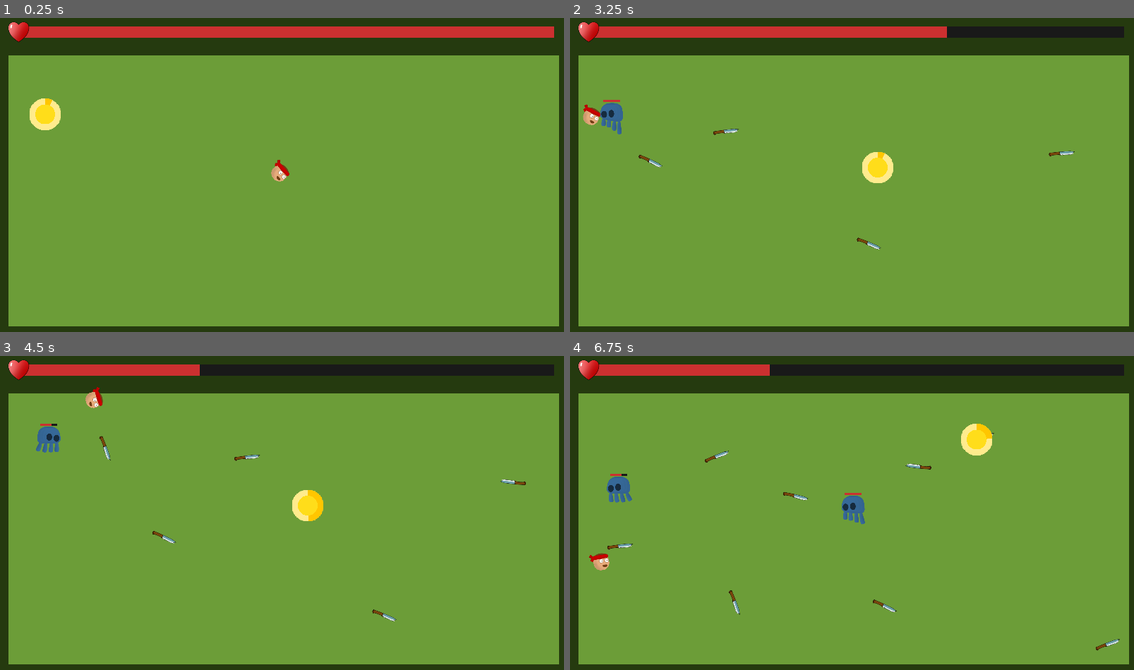
Above: before the commit, frames 1-4 (two rows, left to right).
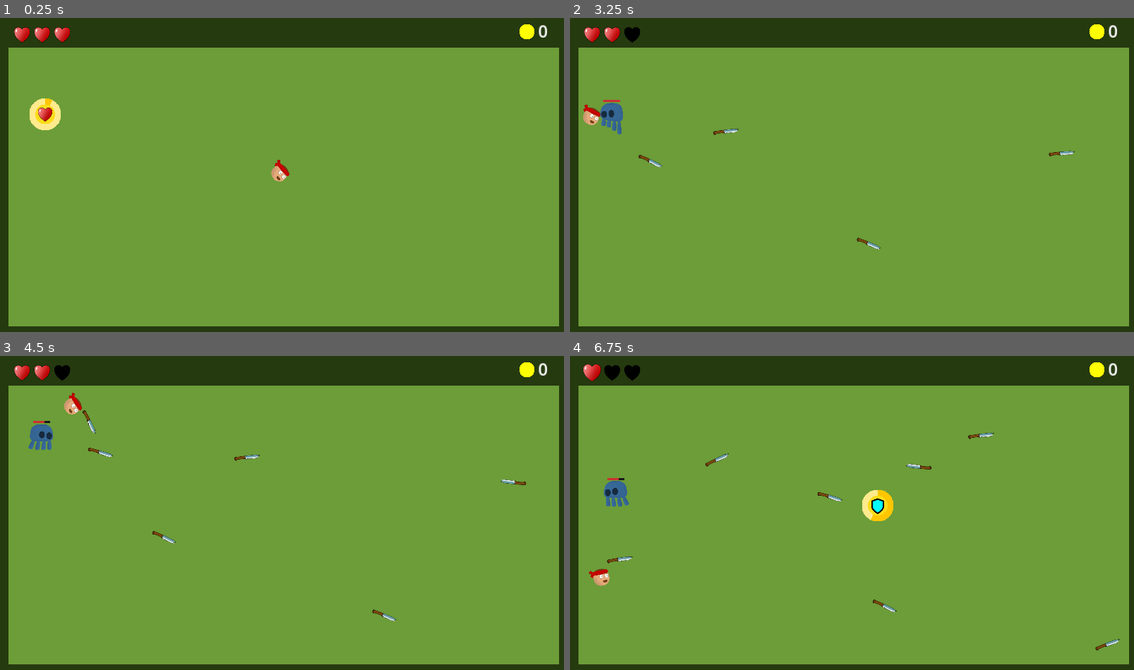
Above: after the commit, the same moments.

Repository: RoshanDavis/Dagger-Dodge-Godot-Project
Game: Godot game, scene res://scenes/game.tscn
The game is run twice, just before and just after one commit, with the same random seed, the same clock (stepped at 60 frames per second) and the same inputs.
Inputs (mouse positions are in pixels of both pictures, inside the frame that each line leads up to):
- Up to frame 1 (0.25 s): no input
- Up to frame 2 (3.25 s): tap Enter at 0.5 s; move the mouse to (976, 162) at 0.52 s; click (976, 162) at 0.6 s; move the mouse to (739, 193) at 1.27 s; click (739, 193) at 1.35 s; move the mouse to (908, 105) at 2.02 s; click (908, 105) at 2.1 s; move the mouse to (823, 240) at 2.77 s; click (823, 240) at 2.85 s
- Up to frame 3 (4.5 s): move the mouse to (451, 563) at 3.52 s; click (451, 563) at 3.6 s; move the mouse to (112, 465) at 4.27 s; click (112, 465) at 4.35 s
- Up to frame 4 (6.75 s): move the mouse to (880, 516) at 5.02 s; click (880, 516) at 5.1 s; move the mouse to (767, 434) at 5.77 s; click (767, 434) at 5.85 s; move the mouse to (976, 500) at 6.52 s; click (976, 500) at 6.6 s

The runs differ from the first frame. In frame 1, 6.0% of the frame differs, in the area x 1-100%, y 1-34%; in frame 2, 6.4%; in frame 3, 7.1%; in frame 4, 8.1%, in the area x 1-100%, y 1-94%.

Commit message:
added new health bar and shields

Diff:
--- a/project.godot
+++ b/project.godot
@@ -34,6 +34,7 @@
 [layer_names]
 
 2d_physics/layer_1="Default"
+2d_physics/layer_2="Shield"
 
 [rendering]
 
--- a/scenes/audio_manager.tscn
+++ b/scenes/audio_manager.tscn
@@ -8,6 +8,7 @@
 [ext_resource type="AudioStream" uid="uid://b8j24qt83ym1f" path="res://assets/audio/game over.mp3" id="6_kl0xo"]
 [ext_resource type="AudioStream" uid="uid://cyi06ssv3kfs7" path="res://assets/audio/gold orb pickup.mp3" id="7_qbnoy"]
 [ext_resource type="AudioStream" uid="uid://bfxi0kniy2lv2" path="res://assets/audio/player hurt.mp3" id="8_ojn7f"]
+[ext_resource type="AudioStream" uid="uid://lyep23is0xal" path="res://assets/audio/shield broke.mp3" id="9_a2u05"]
 
 [node name="AudioManager" type="Node2D"]
 script = ExtResource("1_1ufga")
@@ -33,3 +34,6 @@
 
 [node name="Player Hurt" type="AudioStreamPlayer2D" parent="."]
 stream = ExtResource("8_ojn7f")
+
+[node name="Shield Broke" type="AudioStreamPlayer2D" parent="."]
+stream = ExtResource("9_a2u05")
--- a/scenes/dagger.tscn
+++ b/scenes/dagger.tscn
@@ -19,9 +19,8 @@
 texture = ExtResource("2_at8go")
 
 [node name="CollisionShape2D" type="CollisionShape2D" parent="."]
-visible = false
-position = Vector2(-0.5, 0)
 shape = SubResource("RectangleShape2D_3hgd2")
+disabled = true
 
 [node name="HealthComponent" parent="." instance=ExtResource("3_xx0ec")]
 
--- a/scenes/game.tscn
+++ b/scenes/game.tscn
@@ -1,11 +1,13 @@
-[gd_scene load_steps=8 format=3 uid="uid://cg6nshbkea3ju"]
+[gd_scene load_steps=10 format=3 uid="uid://cg6nshbkea3ju"]
 
 [ext_resource type="PackedScene" uid="uid://bq53kn6frissv" path="res://scenes/wall.tscn" id="1_1iadt"]
 [ext_resource type="Script" path="res://scripts/game.gd" id="1_so7ud"]
 [ext_resource type="Texture2D" uid="uid://cn40emfty6dtn" path="res://assets/prototype-square.png" id="2_ld8mn"]
 [ext_resource type="PackedScene" uid="uid://ctyuky1aelg4h" path="res://scenes/player.tscn" id="3_7iytr"]
-[ext_resource type="PackedScene" uid="uid://dmvpjjyhh4aps" path="res://scenes/health_bar.tscn" id="4_iuutx"]
 [ext_resource type="Script" path="res://scripts/spawner.gd" id="5_toys6"]
+[ext_resource type="PackedScene" uid="uid://bftmupls70oan" path="res://scenes/heart_health_indicator.tscn" id="6_ajpxk"]
+[ext_resource type="Theme" uid="uid://bcj62soh77ubu" path="res://themes/default.tres" id="7_cjakg"]
+[ext_resource type="Texture2D" uid="uid://qmx1pi0utiv8" path="res://assets/prototype-circle.png" id="7_uhx2i"]
 
 [sub_resource type="RectangleShape2D" id="RectangleShape2D_xsdpc"]
 size = Vector2(1093.5, 532)
@@ -31,9 +33,9 @@
 rotation = 3.14159
 
 [node name="Wall3" parent="Boundary" instance=ExtResource("1_1iadt")]
-position = Vector2(-1, -284)
+position = Vector2(-1, -292)
 rotation = 1.5708
-scale = Vector2(2.715, 9)
+scale = Vector2(2.21447, 9)
 
 [node name="Wall4" parent="Boundary" instance=ExtResource("1_1iadt")]
 position = Vector2(-1, 326)
@@ -43,9 +45,8 @@
 anchor_mode = 0
 
 [node name="Player" parent="." instance=ExtResource("3_7iytr")]
+unique_name_in_owner = true
 position = Vector2(570, 317)
-
-[node name="HealthBar" parent="." instance=ExtResource("4_iuutx")]
 
 [node name="Spawner" type="Area2D" parent="."]
 position = Vector2(576, 353)
@@ -56,7 +57,45 @@
 shape = SubResource("RectangleShape2D_xsdpc")
 
 [node name="Gold Orb Spawn Timer" type="Timer" parent="Spawner"]
-wait_time = 3.0
+wait_time = 5.0
 autostart = true
 
+[node name="Heart Health Indicator" parent="." instance=ExtResource("6_ajpxk")]
+offset_left = 45.0
+offset_top = 34.0
+
+[node name="Score" type="Control" parent="."]
+layout_mode = 3
+anchors_preset = 10
+anchor_right = 1.0
+offset_left = 1202.0
+offset_right = 1202.0
+grow_horizontal = 2
+
+[node name="HFlowContainer" type="HFlowContainer" parent="Score"]
+layout_mode = 0
+offset_left = -647.0
+offset_top = 3.0
+offset_right = -84.0
+offset_bottom = 50.0
+alignment = 2
+
+[node name="TextureRect" type="TextureRect" parent="Score/HFlowContainer"]
+modulate = Color(1, 1, 0, 1)
+layout_mode = 2
+
+[node name="Prototype-circle" type="Sprite2D" parent="Score/HFlowContainer/TextureRect"]
+position = Vector2(-19, 25)
+scale = Vector2(0.24, 0.24)
+texture = ExtResource("7_uhx2i")
+
+[node name="Label" type="Label" parent="Score/HFlowContainer"]
+layout_mode = 2
+theme = ExtResource("7_cjakg")
+theme_override_font_sizes/font_size = 34
+text = "0
+"
+horizontal_alignment = 2
+vertical_alignment = 1
+
 [connection signal="timeout" from="Spawner/Gold Orb Spawn Timer" to="Spawner" method="_on_gold_orb_spawn_timer_timeout"]
--- a/scenes/gold_orb.tscn
+++ b/scenes/gold_orb.tscn
@@ -1,13 +1,16 @@
-[gd_scene load_steps=4 format=3 uid="uid://qlc0ewgx7a0r"]
+[gd_scene load_steps=6 format=3 uid="uid://qlc0ewgx7a0r"]
 
 [ext_resource type="Script" path="res://scripts/gold_orb.gd" id="1_tu0c5"]
 [ext_resource type="Texture2D" uid="uid://qmx1pi0utiv8" path="res://assets/prototype-circle.png" id="2_ldre1"]
+[ext_resource type="Texture2D" uid="uid://cmpyo6hjhthd4" path="res://assets/environment/heart.png" id="3_rv5qb"]
+[ext_resource type="Texture2D" uid="uid://c001ndlu6isb" path="res://assets/shield icon.png" id="4_r3dx0"]
 
 [sub_resource type="CircleShape2D" id="CircleShape2D_4b7r8"]
 radius = 22.0227
 
-[node name="Gold Orb" type="Area2D"]
+[node name="Gold Orb" type="Area2D" node_paths=PackedStringArray("powerup_sprites")]
 script = ExtResource("1_tu0c5")
+powerup_sprites = [NodePath("Heart"), NodePath("Shield")]
 
 [node name="LifetimeBar" type="TextureProgressBar" parent="."]
 anchors_preset = 15
@@ -43,5 +46,21 @@
 one_shot = true
 autostart = true
 
+[node name="Heart" type="Sprite2D" parent="."]
+visible = false
+scale = Vector2(0.45, 0.45)
+texture = ExtResource("3_rv5qb")
+
+[node name="Shield" type="Sprite2D" parent="."]
+visible = false
+modulate = Color(0, 1, 1, 1)
+scale = Vector2(0.1875, 0.213068)
+texture = ExtResource("2_ldre1")
+
+[node name="ShieldIcon" type="Sprite2D" parent="Shield"]
+position = Vector2(1.52588e-05, 5.12)
+scale = Vector2(2.90909, 2.56)
+texture = ExtResource("4_r3dx0")
+
 [connection signal="area_entered" from="." to="." method="_on_area_entered"]
 [connection signal="timeout" from="Lifetime" to="." method="_on_lifetime_timeout"]
--- /dev/null
+++ b/scenes/heart.tscn
@@ -0,0 +1,55 @@
+[gd_scene load_steps=6 format=3 uid="uid://duvjauxy3sw12"]
+
+[ext_resource type="Texture2D" uid="uid://cmpyo6hjhthd4" path="res://assets/environment/heart.png" id="1_a5yxf"]
+
+[sub_resource type="Animation" id="Animation_qfpm1"]
+length = 0.001
+tracks/0/type = "value"
+tracks/0/imported = false
+tracks/0/enabled = true
+tracks/0/path = NodePath("Heart:scale")
+tracks/0/interp = 1
+tracks/0/loop_wrap = true
+tracks/0/keys = {
+"times": PackedFloat32Array(0),
+"transitions": PackedFloat32Array(1),
+"update": 0,
+"values": [Vector2(1, 1)]
+}
+
+[sub_resource type="Animation" id="Animation_pjljv"]
+resource_name = "beating"
+length = 0.5
+loop_mode = 1
+tracks/0/type = "value"
+tracks/0/imported = false
+tracks/0/enabled = true
+tracks/0/path = NodePath("Heart:scale")
+tracks/0/interp = 2
+tracks/0/loop_wrap = true
+tracks/0/keys = {
+"times": PackedFloat32Array(0, 0.5),
+"transitions": PackedFloat32Array(1, 1),
+"update": 0,
+"values": [Vector2(1, 1), Vector2(1.2, 1.2)]
+}
+
+[sub_resource type="Animation" id="Animation_sf0iw"]
+resource_name = "idle"
+
+[sub_resource type="AnimationLibrary" id="AnimationLibrary_k0258"]
+_data = {
+"RESET": SubResource("Animation_qfpm1"),
+"beating": SubResource("Animation_pjljv"),
+"idle": SubResource("Animation_sf0iw")
+}
+
+[node name="Heart" type="Node2D"]
+
+[node name="Heart" type="Sprite2D" parent="."]
+texture = ExtResource("1_a5yxf")
+
+[node name="AnimationPlayer" type="AnimationPlayer" parent="."]
+libraries = {
+"": SubResource("AnimationLibrary_k0258")
+}
--- /dev/null
+++ b/scenes/heart_health_indicator.tscn
@@ -0,0 +1,25 @@
+[gd_scene load_steps=3 format=3 uid="uid://bftmupls70oan"]
+
+[ext_resource type="Script" path="res://scripts/heart_health_indicator.gd" id="1_i4kdw"]
+[ext_resource type="PackedScene" uid="uid://duvjauxy3sw12" path="res://scenes/heart.tscn" id="2_0t8r2"]
+
+[node name="Heart Health Indicator" type="Control"]
+layout_mode = 3
+anchors_preset = 15
+anchor_right = 1.0
+anchor_bottom = 1.0
+grow_horizontal = 2
+grow_vertical = 2
+script = ExtResource("1_i4kdw")
+
+[node name="Heart Container" type="HBoxContainer" parent="."]
+layout_mode = 0
+offset_right = 40.0
+offset_bottom = 40.0
+
+[node name="Heart" type="TextureRect" parent="Heart Container"]
+custom_minimum_size = Vector2(37, 0)
+layout_mode = 2
+
+[node name="Heart" parent="Heart Container/Heart" instance=ExtResource("2_0t8r2")]
+scale = Vector2(0.5, 0.5)
--- a/scenes/player.tscn
+++ b/scenes/player.tscn
@@ -1,21 +1,29 @@
-[gd_scene load_steps=6 format=3 uid="uid://ctyuky1aelg4h"]
+[gd_scene load_steps=7 format=3 uid="uid://ctyuky1aelg4h"]
 
 [ext_resource type="Script" path="res://scripts/player.gd" id="1_tcxtc"]
 [ext_resource type="Texture2D" uid="uid://c060d0i4wy14h" path="res://assets/characters/player.png" id="2_7w57g"]
 [ext_resource type="PackedScene" uid="uid://dinw35tn3p0mw" path="res://scenes/health_component.tscn" id="3_iga5a"]
+[ext_resource type="Texture2D" uid="uid://qmx1pi0utiv8" path="res://assets/prototype-circle.png" id="4_netxk"]
 
 [sub_resource type="CircleShape2D" id="CircleShape2D_slx66"]
 radius = 15.1327
 
 [sub_resource type="CircleShape2D" id="CircleShape2D_gtph5"]
-radius = 17.0294
+radius = 26.0
 
 [node name="Player" type="CharacterBody2D" groups=["player"]]
 motion_mode = 1
 script = ExtResource("1_tcxtc")
 health = 3
 
-[node name="Prototype-circle" type="Sprite2D" parent="."]
+[node name="Shield" type="Sprite2D" parent="."]
+visible = false
+modulate = Color(0, 0.780392, 0.780392, 0.45098)
+position = Vector2(-0.8, 0.4)
+scale = Vector2(0.45, 0.45)
+texture = ExtResource("4_netxk")
+
+[node name="Player Sprite" type="Sprite2D" parent="."]
 scale = Vector2(0.5, 0.5)
 texture = ExtResource("2_7w57g")
 
--- a/scripts/audio_manager.gd
+++ b/scripts/audio_manager.gd
@@ -7,3 +7,4 @@
 @onready var game_over = $"Game Over"
 @onready var gold_orb_pickup = $"Gold Orb Pickup"
 @onready var player_hurt = $"Player Hurt"
+@onready var shield_broke = $"Shield Broke"
--- a/scripts/dagger.gd
+++ b/scripts/dagger.gd
@@ -11,22 +11,24 @@
 	$HealthComponent.set_initial_health(health)
 
 func _physics_process(delta):
-	movement(delta)
 
-func movement(delta):
+	collision_handling(delta)
+
+func collision_handling(delta):
 	var collision = move_and_collide(velocity * delta)
 	if collision:
 		velocity = velocity.bounce(collision.get_normal())
 		rotation = velocity.angle()
 
 func take_damage(value):
-	$HealthComponent.take_damage(value)
+	if not playerInvincible:
+		$HealthComponent.take_damage(value)
 
 
 func _on_area_2d_area_entered(area):
 	if area.is_in_group("player") and not playerInvincible:
 		area.get_parent().take_damage(damage)
-		AudioManager.player_hurt.play()
+
 
 	if area.is_in_group("dagger"):
 		area.get_parent().take_damage(damage)
@@ -38,6 +40,7 @@
 
 func _on_timer_timeout():
 	playerInvincible = false
+	$CollisionShape2D.disabled = false
 
 func on_death():
 	#get_parent().add_score(health + damage);
--- a/scripts/game.gd
+++ b/scripts/game.gd
@@ -2,6 +2,7 @@
 
 @onready var score:int = 0
 @onready var gameOverMenu = preload("res://scenes/game_over_menu.tscn")
+@onready var player = %Player
 
 func _ready():
 	AudioManager.game_music.play()
@@ -9,23 +10,33 @@
 func set_max_health(health):
 	if has_node("HealthBar"):
 		$HealthBar.set_max_health(health)
-	else:
-		printerr("Health Bar Component Missing")
+	elif  has_node("Heart Health Indicator"):
+		$"Heart Health Indicator".set_max_health(health)
 
 func set_current_health(health):
 	if has_node("HealthBar"):
 		$HealthBar.set_current_health(health)
-	else:
-		printerr("Health Bar Component Missing")
+	elif  has_node("Heart Health Indicator"):
+		$"Heart Health Indicator".set_current_health(health)
 
 func add_score(value):
 	score += value
+	$Score/HFlowContainer/Label.text = str(score)
 
 func game_over():
+	Engine.time_scale = 0
 	AudioManager.game_over.play()
 	var gameOverMenuInstance = gameOverMenu.instantiate()
 	gameOverMenuInstance.position = Vector2(0,0)
 	get_tree().get_root().get_node("Game").add_child(gameOverMenuInstance)
 
 func restart():
+	Engine.time_scale = 1
 	get_tree().reload_current_scene()
+
+func powerup(x):
+	match x:
+		0:
+			player.heal(1)
+		1:
+			player.shield_gained()
--- a/scripts/gold_orb.gd
+++ b/scripts/gold_orb.gd
@@ -1,9 +1,15 @@
 extends Area2D
 
+var powerup_index
+
+@onready var game = get_tree().get_root().get_node("Game")
 @onready var enemy = preload("res://scenes/jellyfish.tscn")
+
+@export var powerup_sprites : Array[Sprite2D]
 
 func _ready():
 	$LifetimeBar.max_value = $Lifetime.wait_time
+	powerup_selector()
 
 func _process(_delta):
 	update_lifetime_bar()
@@ -15,6 +21,7 @@
 		if area.is_in_group("player"):
 			AudioManager.gold_orb_pickup.play()
 			get_parent().add_score(1)
+			game.powerup(powerup_index)
 			queue_free()
 
 
@@ -23,3 +30,7 @@
 	enemyInstance.position = position
 	get_tree().get_root().get_node("Game").add_child(enemyInstance)
 	call_deferred("queue_free")
+
+func powerup_selector():
+	powerup_index = randi() % powerup_sprites.size()
+	powerup_sprites[powerup_index].visible = true
--- a/scripts/health_component.gd
+++ b/scripts/health_component.gd
@@ -19,3 +19,9 @@
 			get_parent().on_death()
 		else:
 			get_parent().call_deferred("queue_free")
+
+func heal(value):
+	if currentHealth < maxHealth:
+		currentHealth += value
+		if currentHealth > maxHealth:
+			currentHealth = maxHealth
--- /dev/null
+++ b/scripts/heart_health_indicator.gd
@@ -0,0 +1,33 @@
+extends Control
+
+@onready var hearts_list : Array[TextureRect]
+
+#func _ready():
+	#var heart = $"Heart Container/Heart"
+	##hearts_list.append(heart)
+
+func set_max_health(health):
+	var heart = $"Heart Container/Heart"
+	var heart_container = $"Heart Container"
+	hearts_list.append(heart)
+
+	for i in hearts_list:
+		health -= 1
+
+	for i in range(health):
+		print_debug(heart)
+		var new_heart = heart.duplicate()
+		heart_container.add_child(new_heart)
+		hearts_list.append(new_heart)
+
+func set_current_health(health):
+	if health == 1:
+		hearts_list[0].get_child(0).get_node("AnimationPlayer").play("beating")
+	else:
+		hearts_list[0].get_child(0).get_node("AnimationPlayer").play("idle")
+	for i in hearts_list:
+		if health > 0:
+			i.modulate = Color(1,1,1)
+			health -= 1
+		else:
+			i.modulate = Color(0,0,0)
--- a/scripts/jellyfish.gd
+++ b/scripts/jellyfish.gd
@@ -42,4 +42,3 @@
 
 	if area.is_in_group("player"):
 		area.get_parent().take_damage(damage)
-		AudioManager.player_hurt.play()
--- a/scripts/player.gd
+++ b/scripts/player.gd
@@ -2,6 +2,7 @@
 
 var game
 var dagger
+var has_shield = false
 
 @export var health = 5
 @export var recoilSpeed = 500
@@ -39,6 +40,10 @@
 		velocity = velocity.bounce(collision.get_normal())
 
 func take_damage(damage):
+	if has_shield:
+		shield_broken()
+		return
+	AudioManager.player_hurt.play()
 	$HealthComponent.take_damage(damage)
 	game.set_current_health($HealthComponent.currentHealth)
 
@@ -49,3 +54,16 @@
 func on_death():
 	game.game_over()
 	call_deferred("queue_free")
+
+func shield_gained():
+	has_shield = true
+	$Shield.visible = true
+
+func shield_broken():
+	AudioManager.shield_broke.play()
+	has_shield = false
+	$Shield.visible = false
+
+func heal(value):
+	$HealthComponent.heal(value)
+	game.set_current_health($HealthComponent.currentHealth)
--- a/scripts/spawner.gd
+++ b/scripts/spawner.gd
@@ -5,6 +5,9 @@
 @onready var end = $CollisionShape2D.global_position +  spawnArea
 
 var goldOrb
+
+@export var difficulty = 1
+@export var min_wait_time = 1
 
 func _ready():
 	goldOrb = preload("res://scenes/gold_orb.tscn")
@@ -22,3 +25,8 @@
 
 func _on_gold_orb_spawn_timer_timeout():
 	spawn_gold_orb()
+
+func _process(delta):
+	# difficulty progression
+	if $"Gold Orb Spawn Timer".wait_time > min_wait_time:
+		$"Gold Orb Spawn Timer".wait_time -= delta * difficulty/10
Not shown, added: assets/audio/shield broke.mp3.import
Binary file added: assets/shield icon.png
Not shown, added: assets/shield icon.png.import
Not shown: 1 places in scenes/audio_manager.tscn that only renumber resources
Not shown, added: assets/audio/shield broke.mp3
